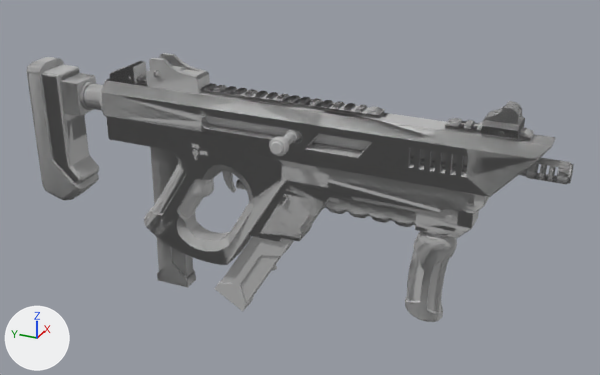
A saved change to the FBX model Maya Project Files/Weapons/Exports/SMG/SMG_Lever.fbx.
Camera for both pictures: a camera (50 mm lens) standing at (-0.604, -0.403, 0.329) and looking at (0.015, -0.125, 0.02). Lighting does not change. The marker at lower left points along +X, +Y and +Z. Where no turn or scale is listed for an object, it has been applied to the vertices.

In view in the first picture: 'Ammo_Indicator', 'DON_T_EXPORT', 'Export', 'Export.001', 'Lever', 'Magazine', 'Nine_Bullet1', 'Nine_Shell', 'Position', 'SMG_Ironsight', 'Shotgun_Ironsight'.
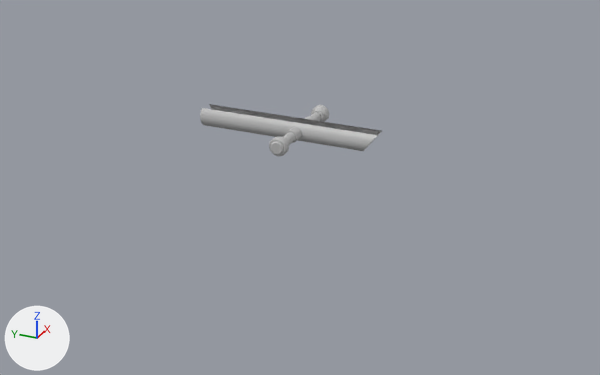
Boxes (x1, y1, x2, y2) around the edits, measured in the pictures (600 x 375 px):
'DON_T_EXPORT', deleted: before (27, 54, 574, 322)
'Export', deleted: before (27, 58, 574, 322)
'Magazine', deleted: before (214, 144, 356, 311)
'Export.001', deleted: before (150, 147, 196, 287)
'Position', deleted: before (150, 147, 196, 287)
'Shotgun_Ironsight', deleted: before (147, 53, 208, 88)
'SMG_Ironsight', deleted: before (481, 101, 524, 140)
'Ammo_Indicator', deleted: before (110, 61, 142, 84)
'Nine_Shell', deleted: before (236, 179, 246, 190)
'Nine_Bullet1', deleted: before (271, 265, 277, 271)
'Lever', unchanged, uncovered by the edit: before (206, 116, 371, 156); after (200, 104, 382, 156)

What changed in the scene script:
```text
Remove ob_smg_ironsight:
    ob_smg_ironsight = bpy.data.objects.new('SMG_Ironsight', me_mesh_007)
    ob_smg_ironsight.location = (0.0, -0.2998, 0.1029)
Remove ob_magazine:
    ob_magazine = bpy.data.objects.new('Magazine', me_mesh_008)
    ob_magazine.location = (0.0, -0.114, -0.0191)
Remove ob_ammo_indicator:
    ob_ammo_indicator = bpy.data.objects.new('Ammo_Indicator', me_mesh_005)
    ob_ammo_indicator.location = (0.0, 0.0411, 0.1146)
Remove ob_position:
    ob_position = bpy.data.objects.new('Position', me_mesh_011)
    ob_position.location = (0.0, 0.0, 0.0)
Remove ob_shotgun_ironsight:
    ob_shotgun_ironsight = bpy.data.objects.new('Shotgun_Ironsight', me_mesh_006)
    ob_shotgun_ironsight.location = (0.0, -0.013, 0.1029)
Remove ob_don_t_export:
    ob_don_t_export = bpy.data.objects.new('DON_T_EXPORT', me_mesh_003)
    ob_don_t_export.location = (0.0, -0.1031, 0.0289)
Remove ob_nine_bullet1:
    ob_nine_bullet1 = bpy.data.objects.new('Nine_Bullet1', me_mesh_002)
    ob_nine_bullet1.location = (0.0, -0.1073, 0.0506)
Remove ob_bullet_loaded2:
    ob_bullet_loaded2 = bpy.data.objects.new('Bullet_Loaded2', me_mesh_010)
    ob_bullet_loaded2.location = (0.0, 0.0, 0.0)
Remove ob_export:
    ob_export = bpy.data.objects.new('Export', me_mesh_004)
    ob_export.location = (0.0, -0.1031, 0.0198)
Remove ob_nine_shell:
    ob_nine_shell = bpy.data.objects.new('Nine_Shell', me_mesh_001)
    ob_nine_shell.location = (0.0, -0.0825, 0.07)
Remove ob_export_001:
    ob_export_001 = bpy.data.objects.new('Export.001', me_mesh_012)
    ob_export_001.location = (0.0, 0.0032, 0.0066)
```
